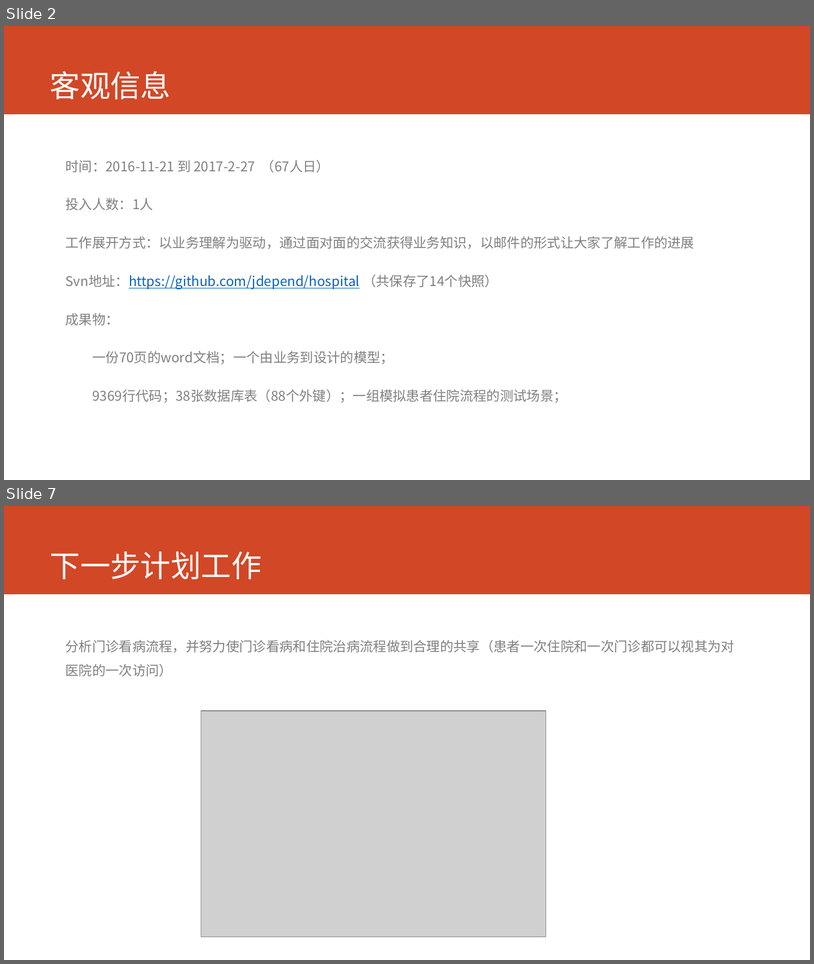
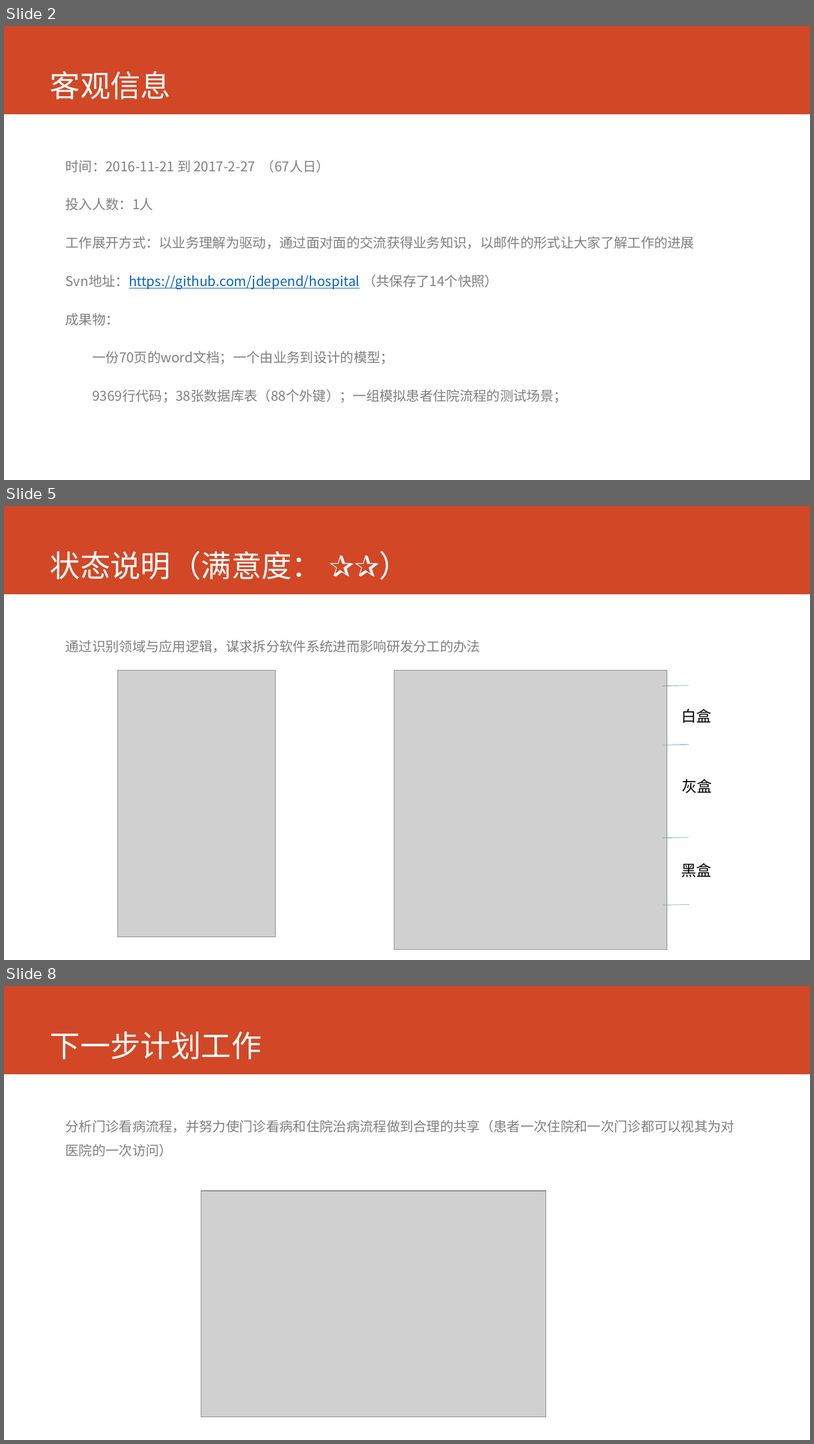
Before and after one commit to AppSecAI-TEST/hospital, a slide deck: doc/状态报告 2017-2-27.pptx. Shown one above the other, each under a label of ours: slides 2 and 7 before the commit, slides 2, 5 and 8 after it; the slides between them are not shown. The pictures are 814x964 and 814x1444 pixels, drawn with LibreOffice and Linux fonts; fonts in the diff are those of the drawing; grey boxes stand for pictures. Boxes give left, top, right and bottom in pixels: in the first picture for what was removed or moved away, otherwise in the second. Text is boxed around its words. In the diff, an @@ line names an element or a change of style, - is before the commit and + after.

```diff
--- a/doc/状态报告 2017-2-27.pptx
+++ b/doc/状态报告 2017-2-27.pptx
@@ slide 5 added at (x1=4, y1=506, x2=810, y2=960), background #FFFFFF; not listed: 1 template element that a slide beside it also shows @@
@@ title added at (x1=50, y1=551, x2=323, y2=580), 36 pt, text #FFFFFF @@
+状态说明（满意度： ✰✰）
@@ text added at (x1=65, y1=640, x2=480, y2=652), 16 pt, text #808080 @@
+通过识别领域与应用逻辑，谋求拆分软件系统进而影响研发分工的办法
@@ picture added at (x1=118, y1=670, x2=276, y2=937) @@
@@ picture added at (x1=394, y1=670, x2=668, y2=949) @@
@@ line added from (663, 685) to (689, 685), #5B9BD5 0.5 pt @@
@@ text added at (x1=681, y1=709, x2=711, y2=723), 18 pt, text #000000 @@
+白盒
@@ line added from (663, 745) to (689, 744), #5B9BD5 0.5 pt @@
@@ text added at (x1=682, y1=779, x2=712, y2=793), 18 pt, text #000000 @@
+灰盒
@@ line added from (663, 838) to (689, 837), #5B9BD5 0.5 pt @@
@@ text added at (x1=681, y1=863, x2=711, y2=877), 18 pt, text #000000 @@
+黑盒
@@ line added from (663, 904) to (689, 904), #5B9BD5 0.5 pt @@
@@ what was slide 7 is now slide 8 @@
```
Also in this commit, not shown: 4 slides changed, 2 other slides added, 1 slide removed.
